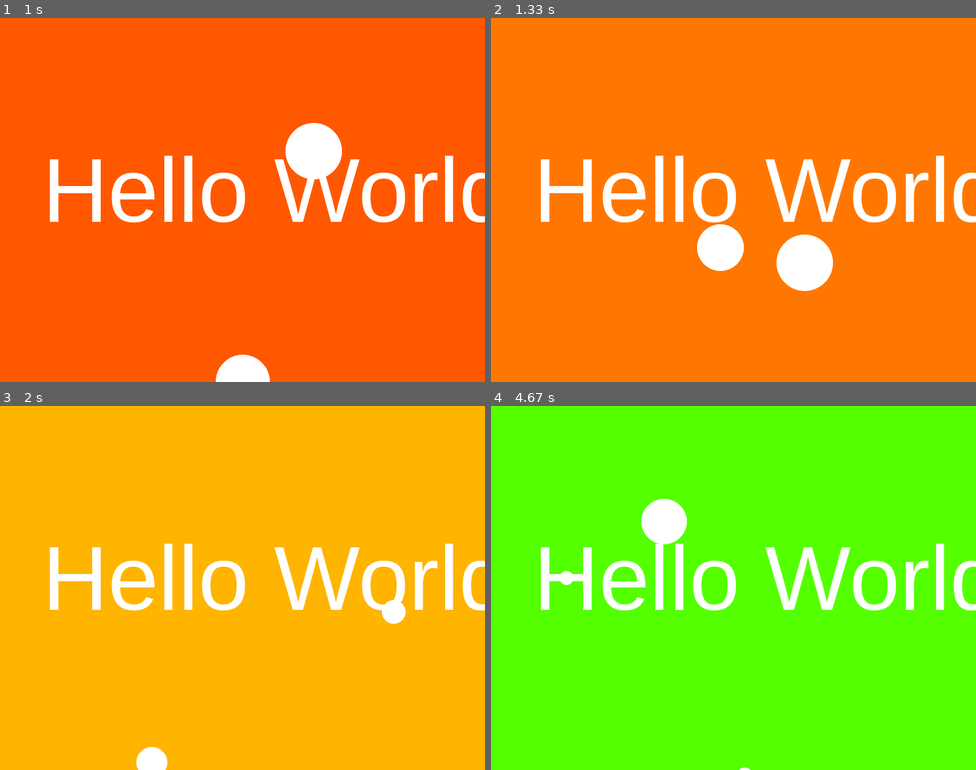
Above: before the commit, frames 1-4 (two rows, left to right).
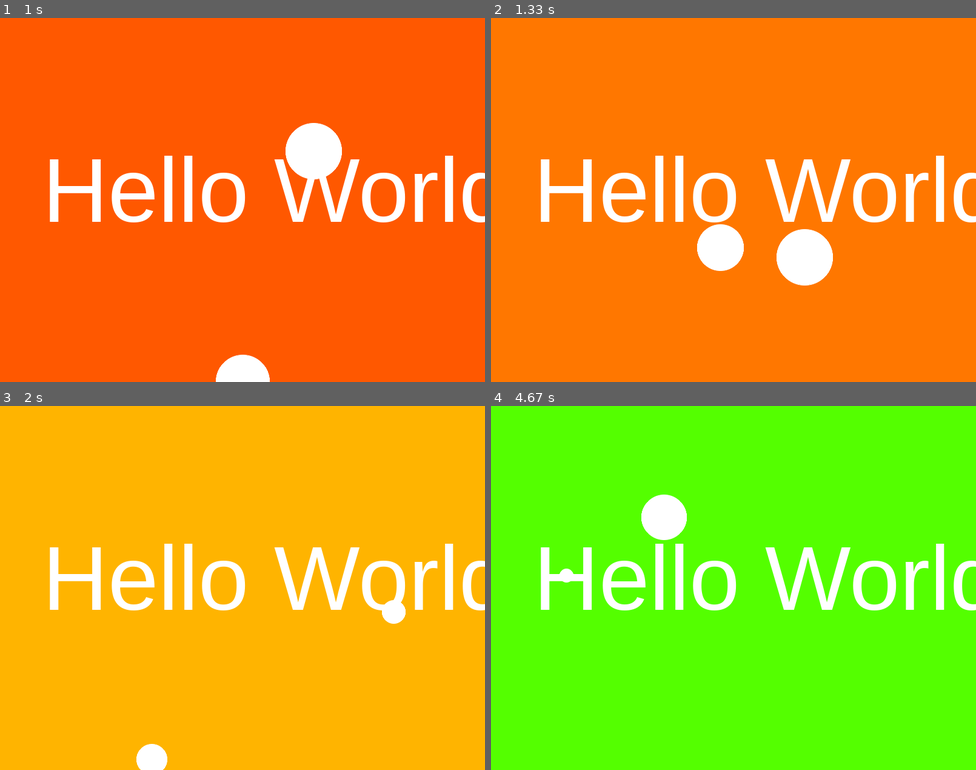
Above: after the commit, the same moments.

Repository: JosefVesely/Pygame-Demo
Game: pygame game, started from main.py
Same seed, same stepped clock (60 frames per second), same inputs: the game is played once before the commit and once after it.
Inputs (mouse positions are in pixels of both pictures, inside the frame that each line leads up to):
- Up to frame 1 (1 s): click (242, 200) at 0.38 s; click (315, 72) at 0.72 s
- Up to frame 2 (1.33 s): click (718, 181) at 1.05 s
- Up to frame 3 (2 s): click (150, 660) at 1.38 s; click (392, 580) at 1.72 s
- Up to frame 4 (4.67 s): click (554, 577) at 2.05 s; click (549, 689) at 2.38 s; click (772, 679) at 2.72 s; click (689, 624) at 3.05 s; click (568, 478) at 3.38 s; click (631, 602) at 3.72 s; click (743, 719) at 4.05 s; click (665, 456) at 4.38 s

Frame 1 is identical in both runs. In frame 2, 0.4% of the frame differs, in the area x 58-71%, y 58-75%; in frame 3, less than 0.1%; in frame 4, 0.3%.

Commit message:
eat ze bug

Diff:
--- a/main.py
+++ b/main.py
@@ -78,7 +78,7 @@
         ball.update()
 
         if ball.y > WINDOW_HEIGHT:
-            del ball
+            balls.remove(ball)
 
     # Render
     for ball in balls:
